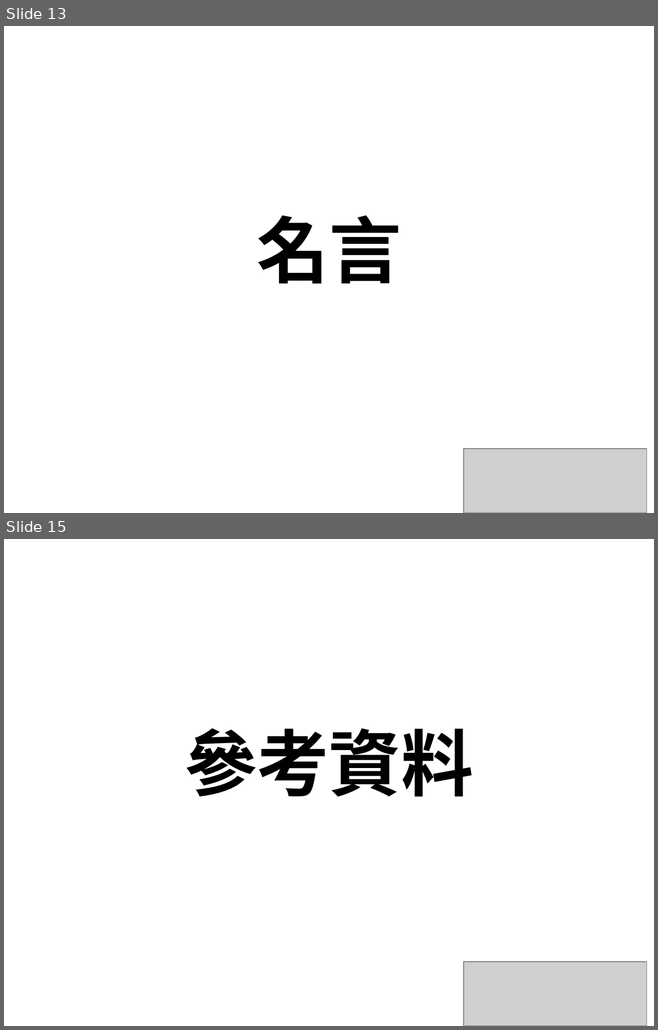
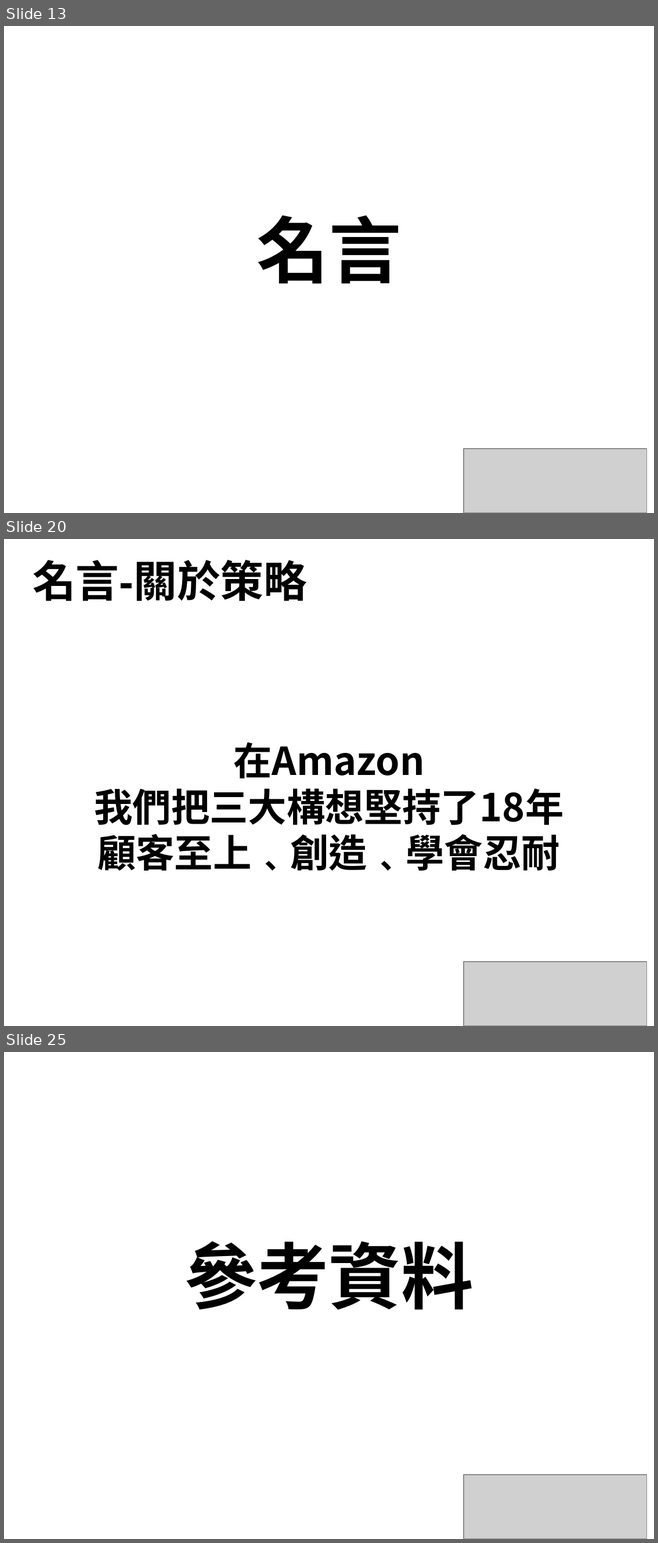
Before and after one commit to alex19891118/NTUB105, a slide deck: Amazon/Jeff Bezos .pptx. Shown one above the other, each under a label of ours: slides 13 and 15 before the commit, slides 13, 20 and 25 after it; the slides between them are not shown. The pictures are 658x1030 and 658x1543 pixels, drawn with LibreOffice and Linux fonts; fonts in the diff are those of the drawing; grey boxes stand for pictures. Boxes give left, top, right and bottom in pixels: in the first picture for what was removed or moved away, otherwise in the second. Text is boxed around its words. In the diff, an @@ line names an element or a change of style, - is before the commit and + after.

```diff
--- a/Amazon/Jeff Bezos .pptx
+++ b/Amazon/Jeff Bezos .pptx
@@ slide 20 added at (x1=4, y1=539, x2=654, y2=1026), background #FFFFFF @@
@@ title added at (x1=32, y1=560, x2=307, y2=601), 36 pt, text #000000, bold @@
+名言-關於策略
@@ text added at (x1=94, y1=742, x2=563, y2=871), 32 pt, text #000000, bold @@
+在Amazon
+我們把三大構想堅持了18年
+顧客至上﹑創造﹑學會忍耐
@@ picture added at (x1=463, y1=962, x2=646, y2=1026) @@
@@ what was slide 15 is now slide 25 @@
```
Also in this commit, not shown: 10 other slides added, 1 slide removed.
